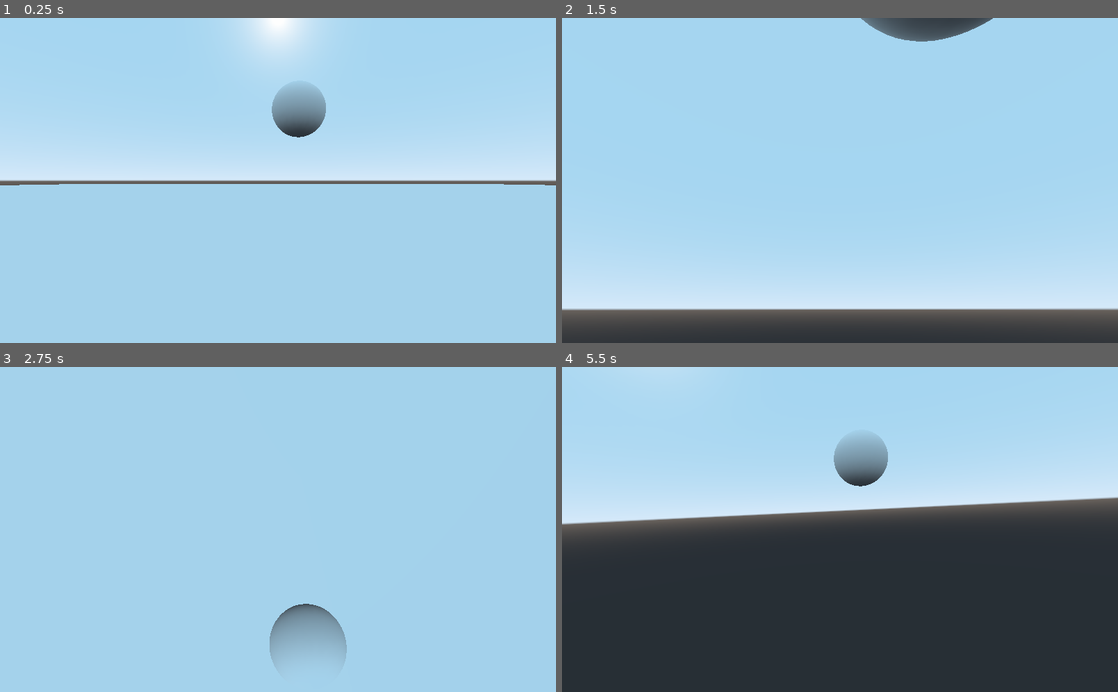
Above: before the commit, frames 1-4 (two rows, left to right).
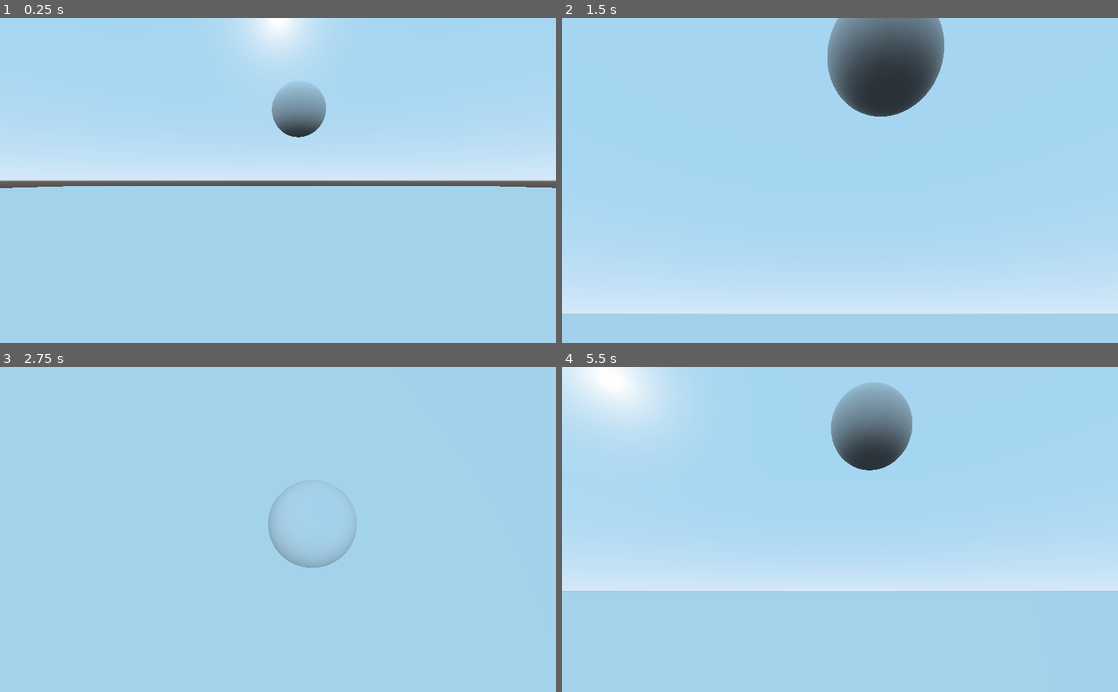
Above: after the commit, the same moments.

Repository: jel221/GodotTest
Game: Godot game, scene res://Spatial.tscn
Two runs of this game, one before a commit and one after it. Both use one fixed random seed, a clock stepped at 60 frames per second and the inputs below.
Inputs (mouse positions are in pixels of both pictures, inside the frame that each line leads up to):
- Up to frame 1 (0.25 s): no input
- Up to frame 2 (1.5 s): move the mouse to (962, 164) at 0.52 s; hold Right (move_right) 0.53-1.28 s; click (962, 164) at 0.67 s; move the mouse to (728, 196) at 1.27 s; hold Down (move_back) from 1.28 s (still down); click (728, 196) at 1.42 s
- Up to frame 3 (2.75 s): move the mouse to (333, 458) at 2.02 s; release Down (move_back) at 2.03 s; hold Right (move_right) from 2.03 s (still down); click (333, 458) at 2.17 s
- Up to frame 4 (5.5 s): tap Enter at 2.75 s; move the mouse to (812, 594) at 2.77 s; release Right (move_right) at 2.78 s; hold Up (move_forward) 2.78-3.53 s; click (812, 594) at 2.92 s; tap R (reset_position) at 3.5, 4.15, 5 s; move the mouse to (1006, 578) at 3.52 s; hold Left (move_left) 3.53-5.03 s; click (1006, 578) at 3.67 s; move the mouse to (673, 480) at 4.27 s; click (673, 480) at 4.42 s; move the mouse to (867, 529) at 5.02 s; hold Down (move_back) from 5.03 s (still down); click (867, 529) at 5.17 s

The runs differ from the first frame. In frame 1, 0.7% of the frame differs, in the area x 0-100%, y 51-53%; in frame 2, 16%; in frame 3, 2.2%; in frame 4, 70%, in the area x 0-100%, y 0-100%.

Commit message:
mouse rotation lock

Diff:
--- a/CamMov.gd
+++ b/CamMov.gd
@@ -3,19 +3,30 @@
 var angle_h = 0
 var angle_v = 0
 
+const angle_v_MIN = -75
+const angle_v_MAX = 75
+
+onready var camera = $xy/z/ClippedCamera
+
+
 # Called when the node enters the scene tree for the first time.
 func _ready():
-	$xy/z/ClippedCamera.add_exception(get_parent())
+	camera.add_exception(get_parent())
 
 
 func _input(event):
 	if event is InputEventMouseMotion:
 		angle_h -= event.relative.x
 		angle_v += event.relative.y
+	# This function is copied off the Internet, so I'm not sure how well it works.
+	# "Good programmers write good code, great programmers steal great code."
+	if event is InputEventMouseButton:
+		if event.button_index == BUTTON_WHEEL_UP:
+			camera.fov += 2
+		elif event.button_index == BUTTON_WHEEL_DOWN:
+			camera.fov -= 2
 
 func _physics_process(delta):
+	angle_v = clamp(angle_v, angle_v_MIN, angle_v_MAX)
 	$xy.rotation_degrees.y = angle_h
 	$xy/z.rotation_degrees.x = angle_v
-# Called every frame. 'delta' is the elapsed time since the previous frame.
-#func _process(delta):
-#	pass
--- a/Movement.gd
+++ b/Movement.gd
@@ -1,24 +1,22 @@
-extends RigidBody
+extends KinematicBody
 
 
 onready var camera = $Spatial/xy/z/ClippedCamera
-onready var start_position = translation
+var dir = Vector3.FORWARD
+const MOVE_SPEED = 6 # YOU CAN MODIFY AND PLAY AROUND WITH THIS
 
 func _physics_process(_delta):
-	if Input.is_action_just_pressed("exit"):
-		get_tree().quit()
-	if Input.is_action_just_pressed("reset_position"):
-		translation = start_position
-		return
 
-	var dir = Vector3()
+	var xy = camera.global_transform.basis.get_euler().y
+
+	dir = Vector3()
 	dir.x = Input.get_action_strength("move_right") - Input.get_action_strength("move_left")
 	dir.z = Input.get_action_strength("move_back") - Input.get_action_strength("move_forward")
+	dir = dir.rotated(Vector3.UP, xy)
 
+	move_and_slide(dir * MOVE_SPEED, Vector3.UP)
 	# Get the camera's transform basis, but remove the X rotation such
 	# that the Y axis is up and Z is horizontal.
 	var cam_basis = camera.global_transform.basis
 	var basis = cam_basis.rotated(cam_basis.x, -cam_basis.get_euler().x)
 	dir = basis.xform(dir)
-
-	apply_central_impulse(dir.normalized() / 10)
--- a/Spatial.tscn
+++ b/Spatial.tscn
@@ -23,24 +23,24 @@
 [node name="CollisionShape" type="CollisionShape" parent="StaticBody"]
 shape = SubResource( 2 )
 
-[node name="RigidBody" type="RigidBody" parent="."]
+[node name="Player" type="KinematicBody" parent="."]
 transform = Transform( 1, 0, 0, 0, 1, 0, 0, 0, 1, 0, 0.3, 0 )
 script = ExtResource( 2 )
 
-[node name="MeshInstance" type="MeshInstance" parent="RigidBody"]
+[node name="MeshInstance" type="MeshInstance" parent="Player"]
 transform = Transform( 0.5, 0, 0, 0, 0.5, 0, 0, 0, 0.5, 0, 1.69259, 0 )
 mesh = SubResource( 3 )
 
-[node name="CollisionShape" type="CollisionShape" parent="RigidBody"]
+[node name="CollisionShape" type="CollisionShape" parent="Player"]
 transform = Transform( 0.5, 0, 0, 0, 0.5, 0, 0, 0, 0.5, 0.0620686, 1.66535, 0.0173953 )
 shape = SubResource( 4 )
 
-[node name="Spatial" type="Spatial" parent="RigidBody"]
+[node name="Spatial" type="Spatial" parent="Player"]
 script = ExtResource( 1 )
 
-[node name="xy" type="Spatial" parent="RigidBody/Spatial"]
+[node name="xy" type="Spatial" parent="Player/Spatial"]
 
-[node name="z" type="Spatial" parent="RigidBody/Spatial/xy"]
+[node name="z" type="Spatial" parent="Player/Spatial/xy"]
 
-[node name="ClippedCamera" type="ClippedCamera" parent="RigidBody/Spatial/xy/z"]
+[node name="ClippedCamera" type="ClippedCamera" parent="Player/Spatial/xy/z"]
 transform = Transform( 1, 0, 0, 0, 1, 0, 0, 0, 1, -0.385608, 0.3763, 4.32384 )
--- a/project.godot
+++ b/project.godot
@@ -70,6 +70,14 @@
 , Object(InputEventJoypadButton,"resource_local_to_scene":false,"resource_name":"","device":0,"button_index":11,"pressure":0.0,"pressed":false,"script":null)
  ]
 }
+wheel_down={
+"deadzone": 0.5,
+"events": [  ]
+}
+wheel_up={
+"deadzone": 0.5,
+"events": [  ]
+}
 
 [physics]
 
